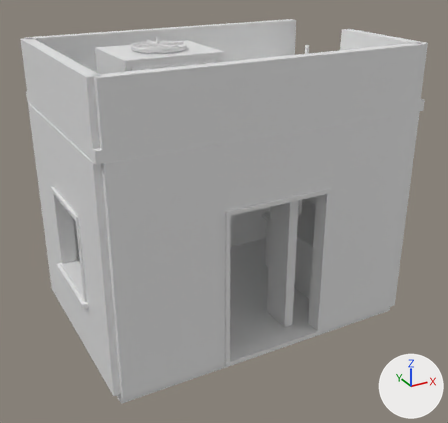
What one commit did to the OBJ model verdant-exchange-r1/Assets/northern-service-annex-roof.obj.
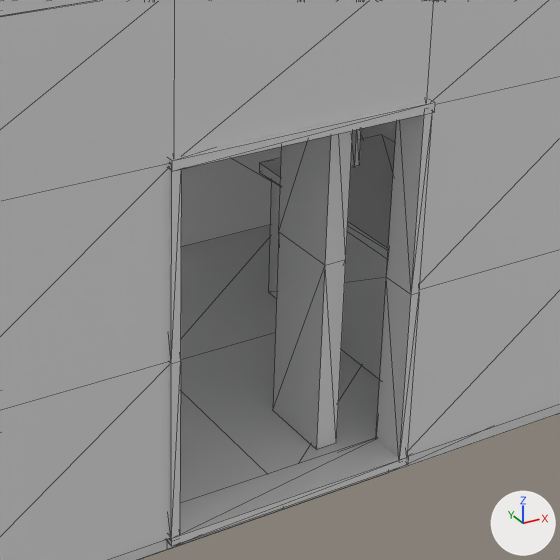
Old and new are each drawn whole from a 50 mm lens placed at (-4.13, -7.62, 5.42), pointed at (0.01, -0.1, 1.65) and again close up on the part from 35% to 85% of the width and 35% to 88% of the height. Arrows for +X, +Y and +Z are at lower right; the lights stay in place. The last two pictures show the newer version. The close-ups show mesh edges as thin lines. Where no turn or scale is listed for an object, it has been applied to the vertices.

In view in the first close-up: 'northern-service-annex-roof'.
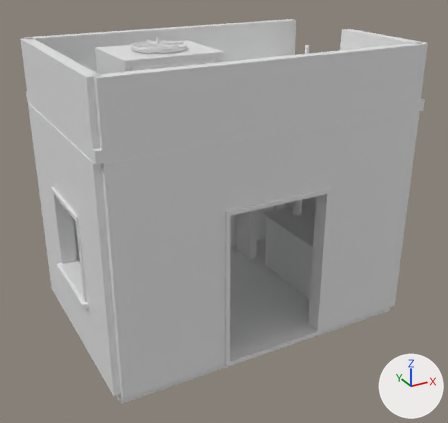
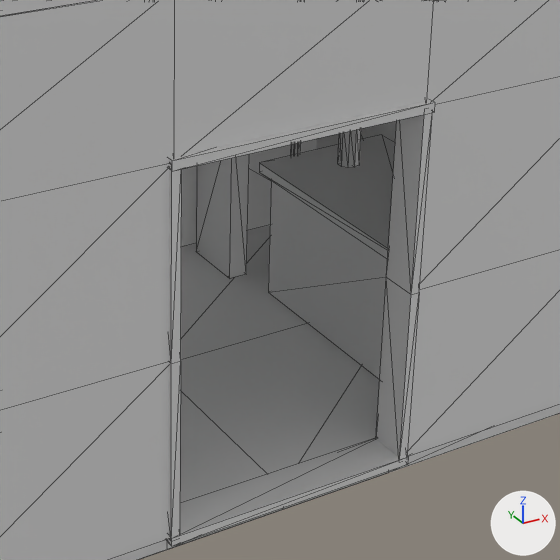
Location of each change, (x1, y1, x2, y2) in pixels of the close-ups (560 x 560 px; the box of a moved part takes in the faces that stretch with it):
part 1 of me_northern_service_annex_roof, moved or reshaped (not visible before)
    after: (196, 154, 249, 279)
part 2 of me_northern_service_annex_roof, deleted
    before: (273, 131, 352, 449)

The change, as a list of edits to the scene's bpy script:
```text
Change me_northern_service_annex_roof:
    used by ob_northern_service_annex_roof; location = (0.0, 0.0, 0.0)
    remove me_northern_service_annex_roof.from_pydata(...)  # 1639 vertices, 2668 faces; spans x -2.42..2.93, y -1.62..1.63, z 0.0..4.25
    add me_northern_service_annex_roof.from_pydata(...)  # 1627 vertices, 2648 faces; spans x -2.42..2.93, y -1.62..1.63, z 0.0..4.25
    me_northern_service_annex_roof part 1: the loose piece of 12 vertices spanning x 0.38..0.52, y 0.8..1.28, z 0.15..2.61 is moved by (0.65, 0.0, 0.0)
    me_northern_service_annex_roof part 2: the loose piece of 12 vertices spanning x 0.38..0.52, y -1.28..-0.8, z 0.16..2.61 is deleted
    other edits to the shape of me_northern_service_annex_roof do not show in these pictures
```
